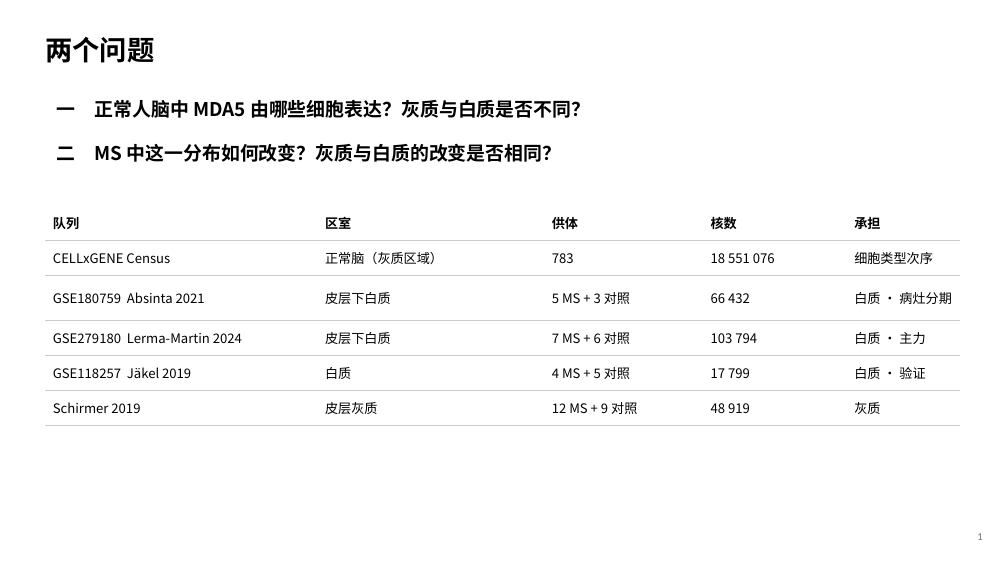
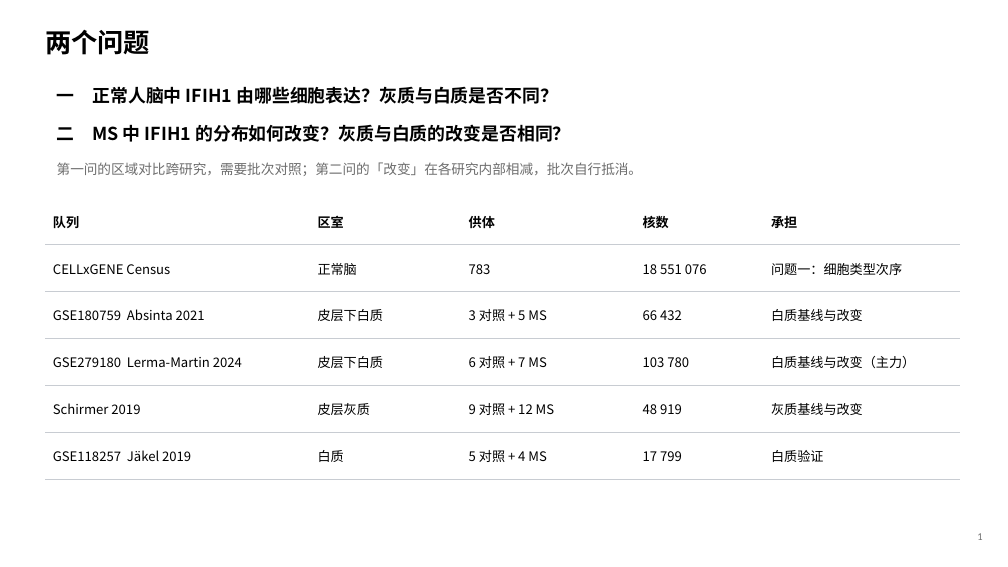
Before and after one commit to 7c96bzczcj-prog/aaa, a slide deck: slide 2 of results/mda5/MDA5_IFIH1_人脑与MS.pptx. Drawn at 1008x567 pixels with LibreOffice and Linux fonts; fonts in the diff are those of the drawing. Boxes give left, top, right and bottom in pixels: in the first picture for what was removed or moved away, otherwise in the second. Text is boxed around its words. In the diff, an @@ line names an element or a change of style, - is before the commit and + after.

```diff
--- a/results/mda5/MDA5_IFIH1_人脑与MS.pptx
+++ b/results/mda5/MDA5_IFIH1_人脑与MS.pptx
@@ text "两个问题" at <box>45,30,150,55</box>: size 26 to 25 pt @@
@@ text at <box>57,86,558,104</box>: text changed; size 18 to 17 pt @@
-一 正常人脑中 MDA5 由哪些细胞表达？灰质与白质是否不同？
+一 正常人脑中 IFIH1 由哪些细胞表达？灰质与白质是否不同？
@@ text at <box>57,124,570,142</box>: text changed; size 18 to 17 pt @@
-二 MS 中这一分布如何改变？灰质与白质的改变是否相同？
+二 MS 中 IFIH1 的分布如何改变？灰质与白质的改变是否相同？
@@ text added at <box>57,162,642,176</box>, 13 pt, text #6E6E6E @@
+第一问的区域对比跨研究，需要批次对照；第二问的「改变」在各研究内部相减，批次自行抵消。
@@ table at <box>45,198,960,466</box> @@
-row 2, column 2: 正常脑（灰质区域）
+row 2, column 2: 正常脑
-row 2, column 5: 细胞类型次序
+row 2, column 5: 问题一：细胞类型次序
-row 3, column 3: 5 MS + 3 对照
+row 3, column 3: 3 对照 + 5 MS
-row 3, column 5: 白质 · 病灶分期
+row 3, column 5: 白质基线与改变
-row 4: GSE279180 Lerma-Martin 2024 | 皮层下白质 | 7 MS + 6 对照 | 103 794 | 白质 · 主力
+row 4: GSE279180 Lerma-Martin 2024 | 皮层下白质 | 6 对照 + 7 MS | 103 780 | 白质基线与改变（主力）
-row 5: GSE118257 Jäkel 2019 | 白质 | 4 MS + 5 对照 | 17 799 | 白质 · 验证
+row 5: Schirmer 2019 | 皮层灰质 | 9 对照 + 12 MS | 48 919 | 灰质基线与改变
-row 6: Schirmer 2019 | 皮层灰质 | 12 MS + 9 对照 | 48 919 | 灰质
+row 6: GSE118257 Jäkel 2019 | 白质 | 5 对照 + 4 MS | 17 799 | 白质验证
@@ table: place and size @@
-table at <box>45,206,960,418</box>
+table at <box>45,198,960,466</box>
```
Also in this commit, not shown: 2 other slides changed, 8 slides added, 7 slides removed, 13 other files.
